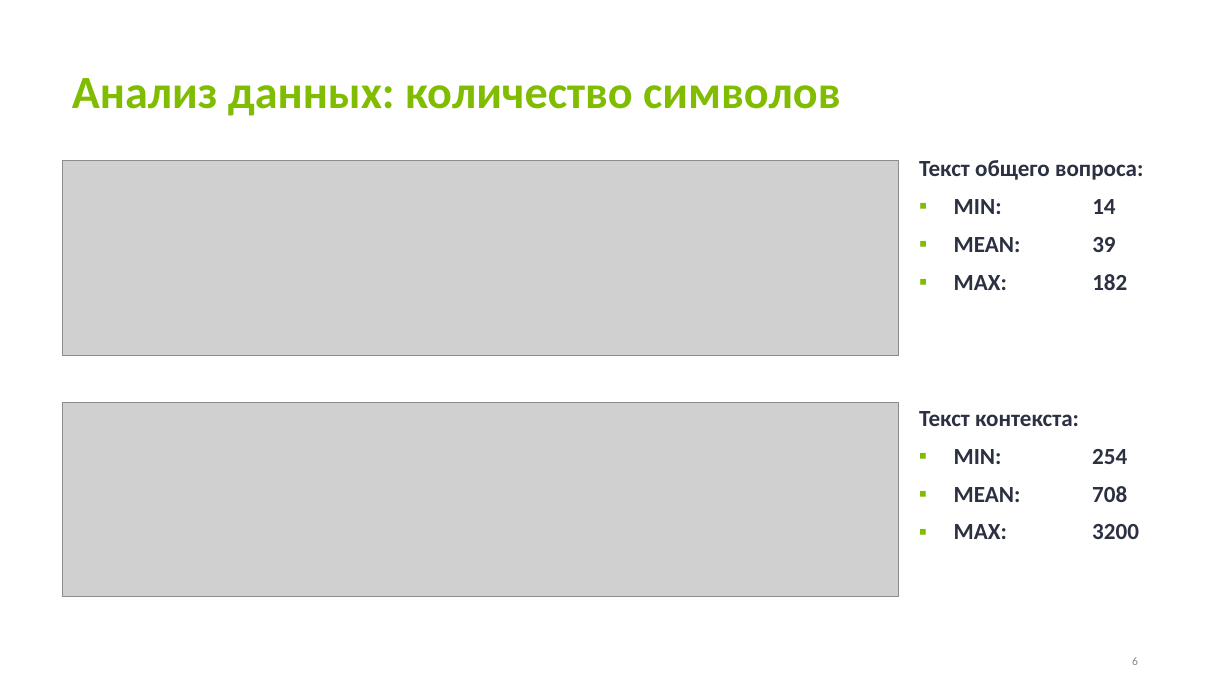
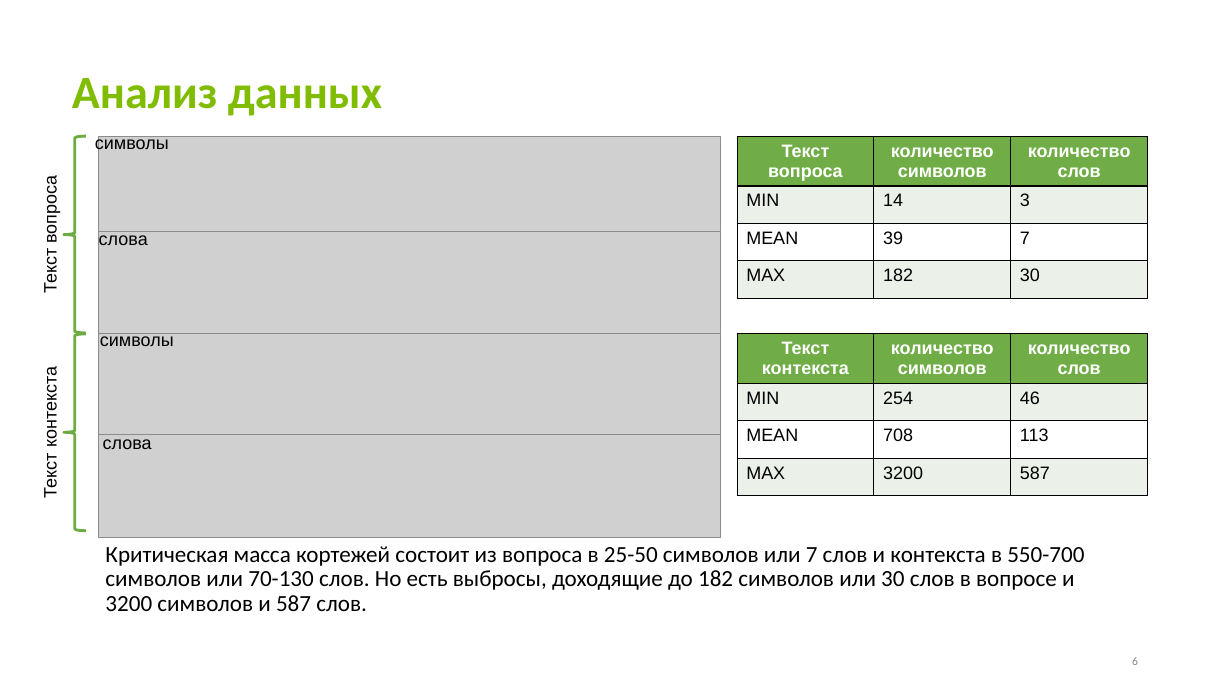
Before and after one commit to dmji/DSnML_Innopolis2022, a slide deck: slide 6 of 00_Final_Attestation/Презентация.pptx. Drawn at 1232x693 pixels with LibreOffice and Linux fonts; fonts in the diff are those of the drawing; grey boxes stand for pictures. Boxes give left, top, right and bottom in pixels: in the first picture for what was removed or moved away, otherwise in the second. Text is boxed around its words. In the diff, an @@ line names an element or a change of style, - is before the commit and + after.

```diff
--- a/00_Final_Attestation/Презентация.pptx
+++ b/00_Final_Attestation/Презентация.pptx
@@ title at box(72, 78, 382, 116): text changed @@
-Анализ данных: количество символов
+Анализ данных
@@ left brace added at box(64, 136, 86, 333), outline #6DAC43 2.25 pt, 14 pt, text #000000 @@
+Текст вопроса
@@ text added at box(95, 135, 169, 153), 14 pt, text #000000 @@
+символы
@@ picture added at box(98, 136, 721, 238) @@
@@ table added at box(738, 137, 1148, 301), 4 rows, 3 columns @@
+Текст вопроса | количество символов | количество слов
+MIN | 14 | 3
+MEAN | 39 | 7
+MAX | 182 | 30
@@ picture removed at box(63, 161, 898, 355) @@
@@ text removed at box(919, 160, 1143, 290) @@
-Текст общего вопроса:
-▪ MIN: 14
-▪ MEAN: 39
-▪ MAX: 182
@@ picture added at box(98, 231, 721, 334) @@
@@ text added at box(99, 231, 148, 245), 14 pt, text #000000 @@
+слова
@@ left brace added at box(64, 334, 86, 531), outline #6DAC43 2.25 pt, 14 pt, text #000000 @@
+Текст контекста
@@ picture added at box(98, 333, 721, 435) @@
@@ text added at box(100, 333, 174, 346), 14 pt, text #000000 @@
+символы
@@ table added at box(738, 334, 1148, 498), 4 rows, 3 columns @@
+Текст контекста | количество символов | количество слов
+MIN | 254 | 46
+MEAN | 708 | 113
+MAX | 3200 | 587
@@ picture removed at box(63, 402, 898, 596) @@
@@ text removed at box(919, 411, 1139, 539) @@
-Текст контекста:
-▪ MIN: 254
-▪ MEAN: 708
-▪ MAX: 3200
@@ picture added at box(98, 435, 721, 538) @@
@@ text added at box(103, 439, 152, 449), 14 pt, text #000000 @@
+слова
@@ text added at box(105, 546, 1084, 611), 18 pt, text #000000 @@
+Критическая масса кортежей состоит из вопроса в 25-50 символов или 7 слов и контекста в 550-700 символов или 70-130 слов. Но есть выбросы, доходящие до 182 символов или 30 слов в вопросе и 3200 символов и 587 слов.
```
Also in this commit, not shown: 3 other slides changed, 4 slides added, 8 slides removed, 6 other files.
